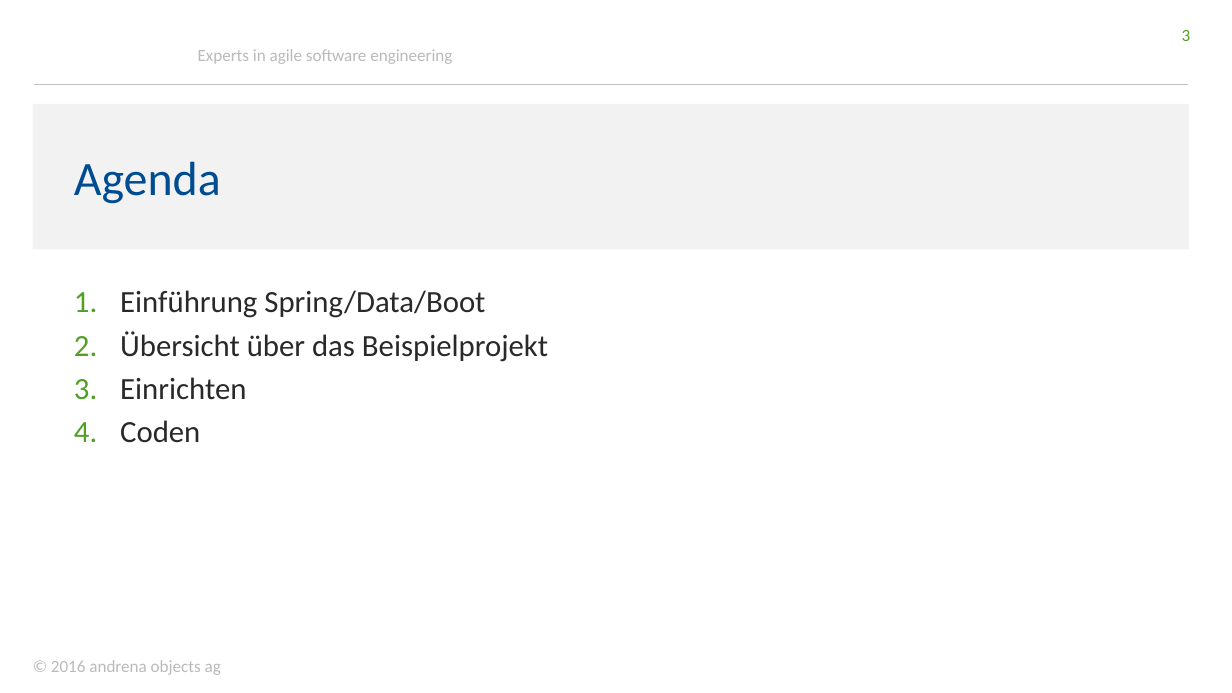
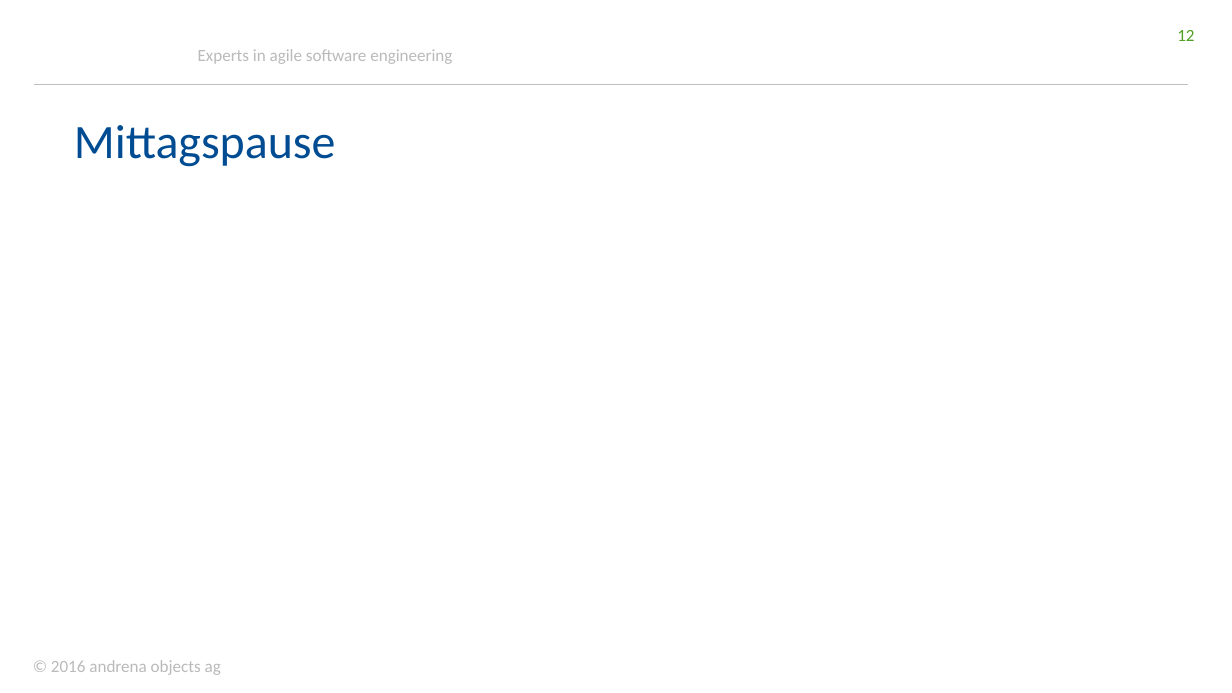
Before and after one commit to stklqt/oop-springboot-springdata-server, a slide deck: slide 12 of springBootDataWorkshop.pptx (slide 3 before the commit). Drawn at 1232x693 pixels with LibreOffice and Linux fonts; fonts in the diff are those of the drawing; background and template pictures are left out. Boxes give left, top, right and bottom in pixels: in the first picture for what was removed or moved away, otherwise in the second. Text is boxed around its words. In the diff, an @@ line names an element or a change of style, - is before the commit and + after.

```diff
--- a/springBootDataWorkshop.pptx
+++ b/springBootDataWorkshop.pptx
@@ page number at (1177, 30, 1194, 41): text changed @@
-3
+12
@@ rectangle removed at (33, 103, 1189, 249) @@
@@ title at (74, 125, 336, 167): text changed @@
-Agenda
+Mittagspause
@@ text removed at (120, 290, 548, 443) @@
-1. Einführung Spring/Data/Boot
-2. Übersicht über das Beispielprojekt
-3. Einrichten
-4. Coden
```
Also in this commit, not shown: 3 other slides changed, 10 slides added, 1 other file.
